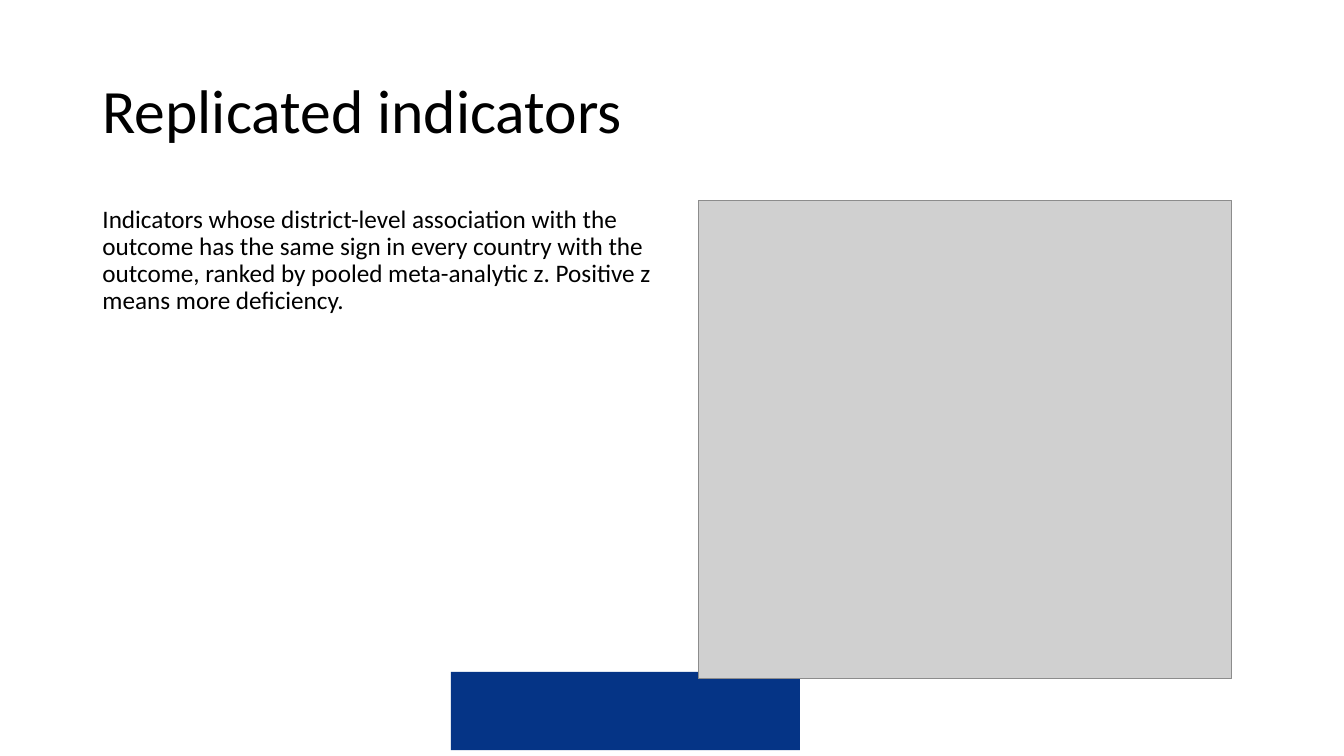
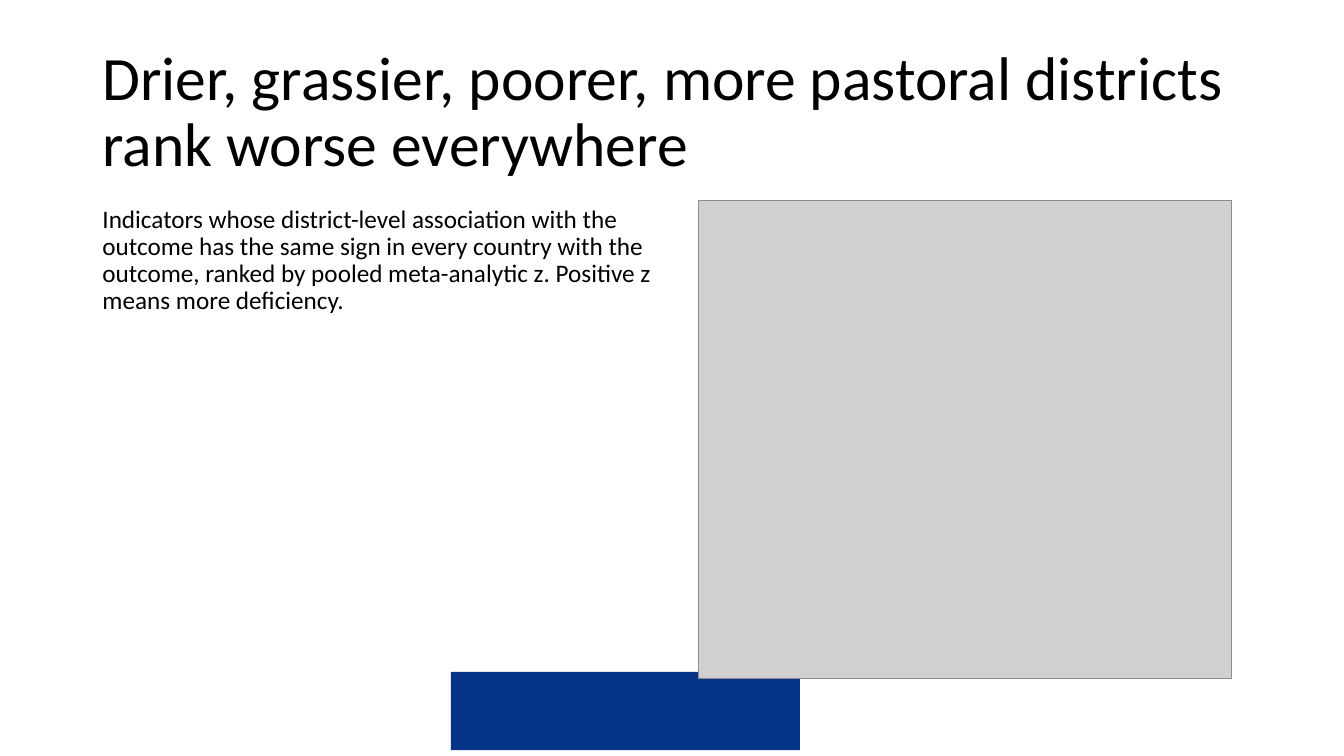
Before and after one commit to amertens/mn-prediction, a slide deck: slide 66 of docs/slides/MN-proxy-full-talk-2026-09.pptx (slide 62 before the commit). Drawn at 1344x756 pixels with LibreOffice and Linux fonts; fonts in the diff are those of the drawing; grey boxes stand for pictures; background and template pictures are left out. Boxes give left, top, right and bottom in pixels: in the first picture for what was removed or moved away, otherwise in the second. Text is boxed around its words. In the diff, an @@ line names an element or a change of style, - is before the commit and + after.

```diff
--- a/docs/slides/MN-proxy-full-talk-2026-09.pptx
+++ b/docs/slides/MN-proxy-full-talk-2026-09.pptx
@@ title at <box>102,57,1222,176</box>: text changed @@
-Replicated indicators
+Drier, grassier, poorer, more pastoral districts rank worse everywhere
```
Also in this commit, not shown: 23 other slides changed, 6 slides added, 2 slides removed, 4 other files.
